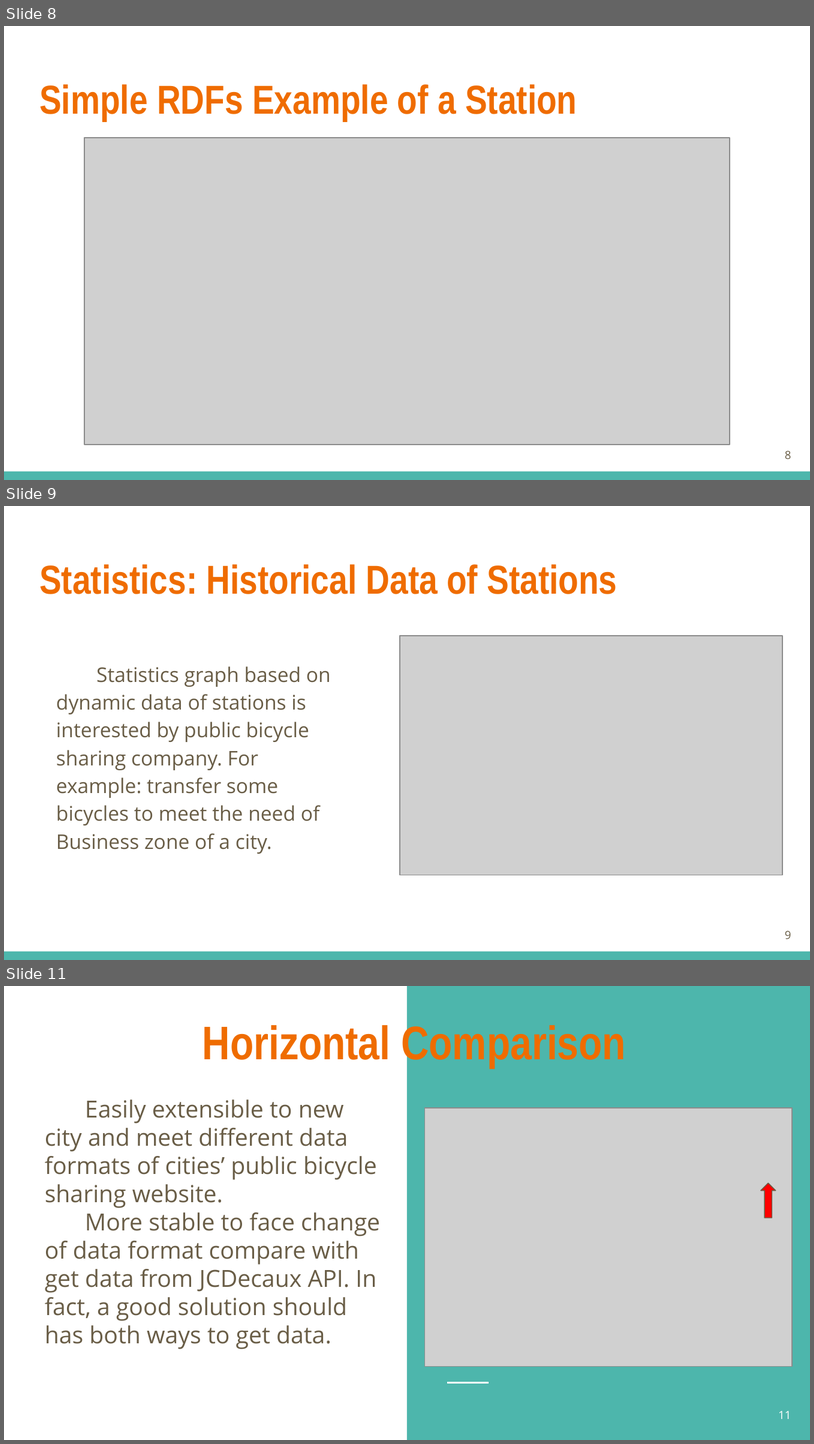
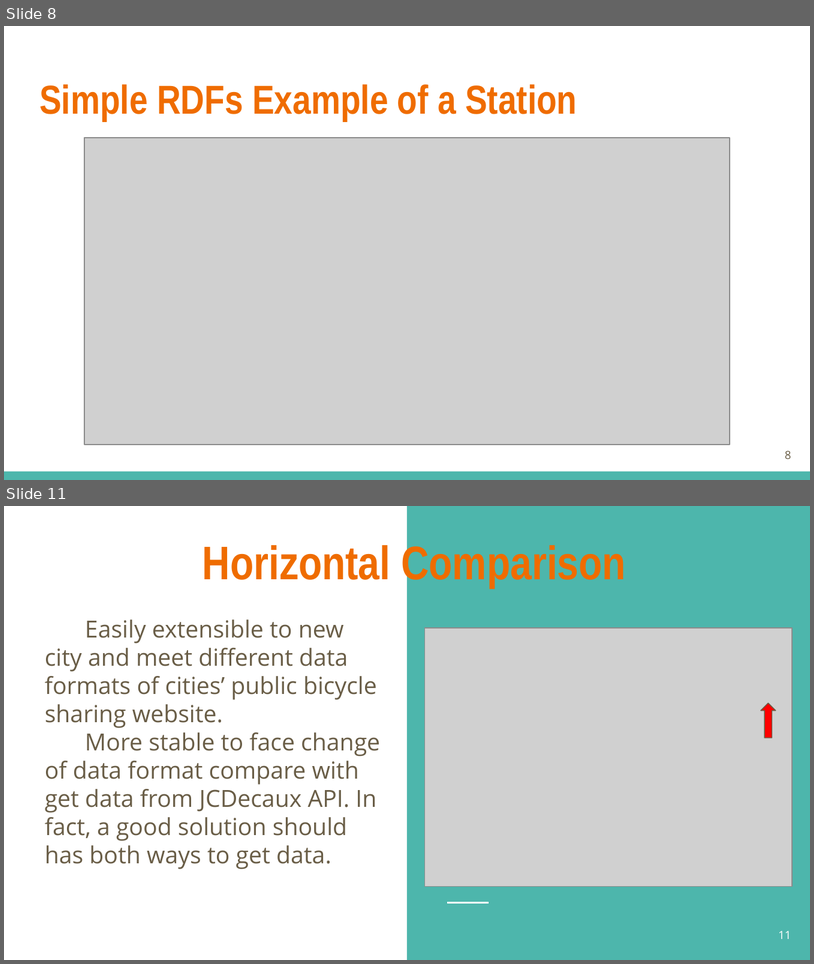
Before and after one commit to rgmprabodha/semanticwebroject, a slide deck: Public Bike System Equiped by Semantic Web.pptx. Shown one above the other, each under a label of ours: slides 8, 9 and 11 before the commit, slides 8 and 11 after it; the slides between them are not shown. The pictures are 814x1444 and 814x964 pixels, drawn with LibreOffice and Linux fonts; fonts in the diff are those of the drawing; grey boxes stand for pictures. Boxes give left, top, right and bottom in pixels: in the first picture for what was removed or moved away, otherwise in the second. Text is boxed around its words. In the diff, an @@ line names an element or a change of style, - is before the commit and + after.

```diff
--- a/Public Bike System Equiped by Semantic Web.pptx
+++ b/Public Bike System Equiped by Semantic Web.pptx
@@ slide 9 removed at (4, 506, 810, 960), background #FFFFFF; not listed: 1 template element that a slide beside it also shows @@
@@ title removed at (39, 564, 618, 594) @@
-Statistics: Historical Data of Stations
@@ picture removed at (400, 636, 783, 876) @@
@@ text removed at (56, 666, 331, 853) @@
-Statistics graph based on dynamic data of stations is interested by public bicycle sharing company. For example: transfer some bicycles to meet the need of Business zone of a city.
@@ page number removed at (785, 930, 792, 939) @@
-9
```
Also in this commit, not shown: 1 slide changed, 1 slide added, 4 other files.
